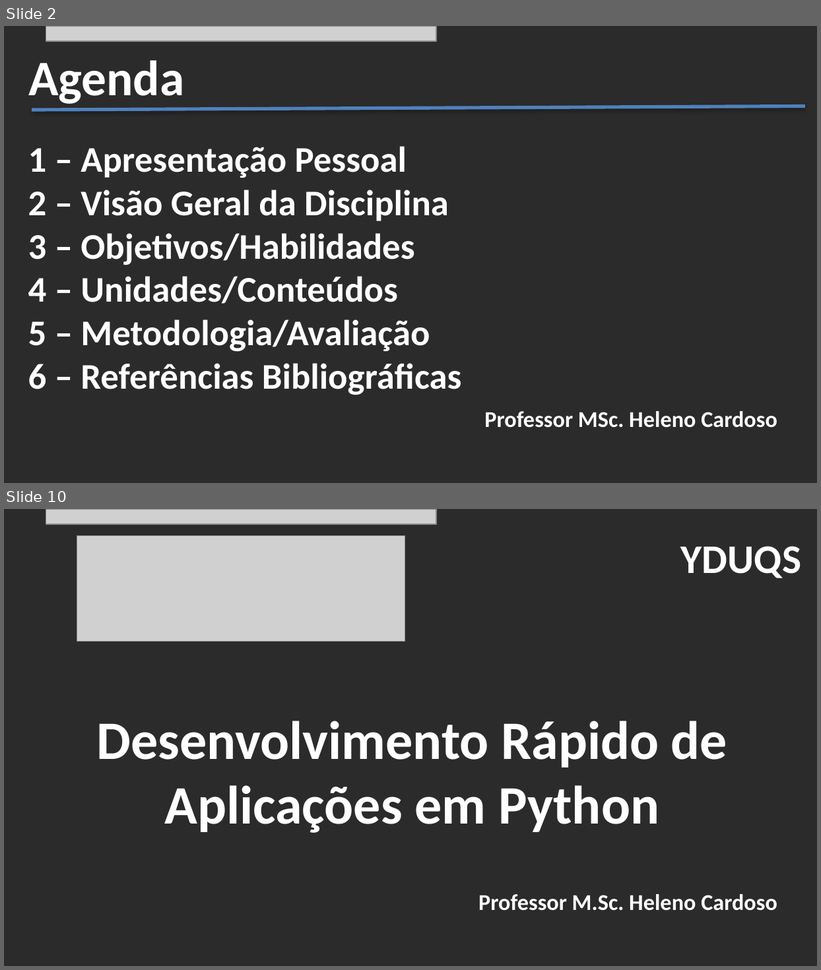
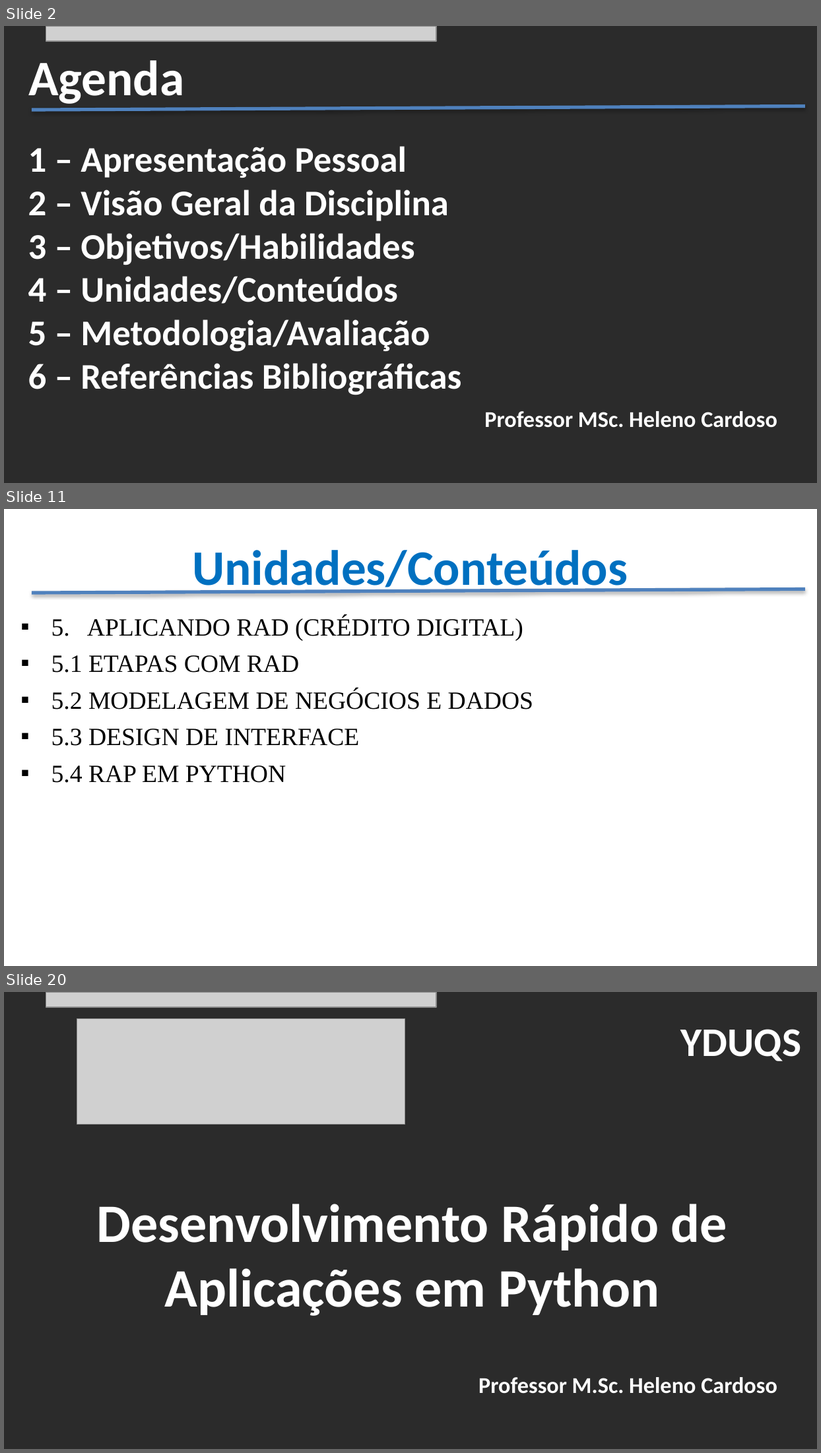
Before and after one commit to CloudEducationBrazil/WydenUniRuyPythonRAD, a slide deck: 01 Classes/Apresentação - Desenvolvimento RAD Python.pptx. Shown one above the other, each under a label of ours: slides 2 and 10 before the commit, slides 2, 11 and 20 after it; the slides between them are not shown. The pictures are 821x970 and 821x1453 pixels, drawn with LibreOffice and Linux fonts; fonts in the diff are those of the drawing; grey boxes stand for pictures; background and template pictures are left out; a plain dark background stands for a picture behind light text. Boxes give left, top, right and bottom in pixels: in the first picture for what was removed or moved away, otherwise in the second. Text is boxed around its words. In the diff, an @@ line names an element or a change of style, - is before the commit and + after.

```diff
--- a/01 Classes/Apresentação - Desenvolvimento RAD Python.pptx
+++ b/01 Classes/Apresentação - Desenvolvimento RAD Python.pptx
@@ slide 11 added at bbox=[4, 509, 817, 966], background picture (left out) @@
@@ title added at bbox=[192, 550, 628, 596], 44 pt, text #0070C0, bold @@
+Unidades/Conteúdos
@@ line added from (32, 593) to (805, 590), #4F81BD 3 pt @@
@@ text added at bbox=[52, 617, 533, 783], 22 pt, text #000000 @@
+▪ 5. APLICANDO RAD (CRÉDITO DIGITAL)
+▪ 5.1 ETAPAS COM RAD
+▪ 5.2 MODELAGEM DE NEGÓCIOS E DADOS
+▪ 5.3 DESIGN DE INTERFACE
+▪ 5.4 RAP EM PYTHON
@@ what was slide 10 is now slide 20 @@
```
Also in this commit, not shown: 8 slides changed, 9 other slides added, 11 other files.
